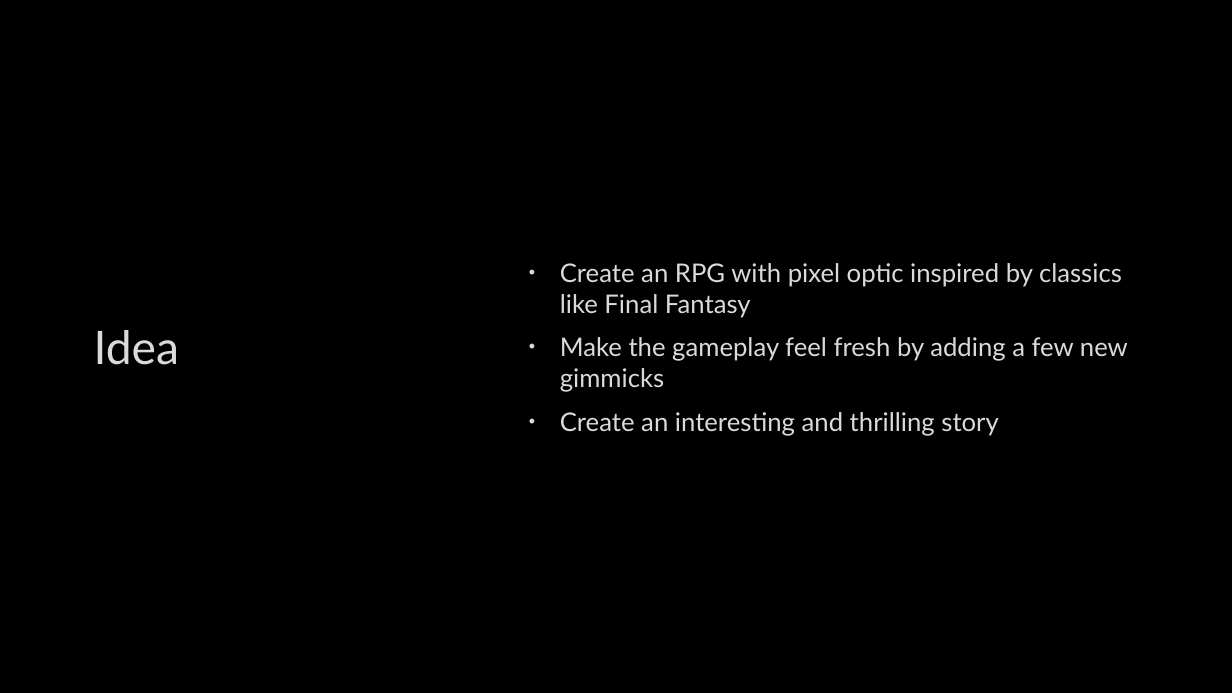
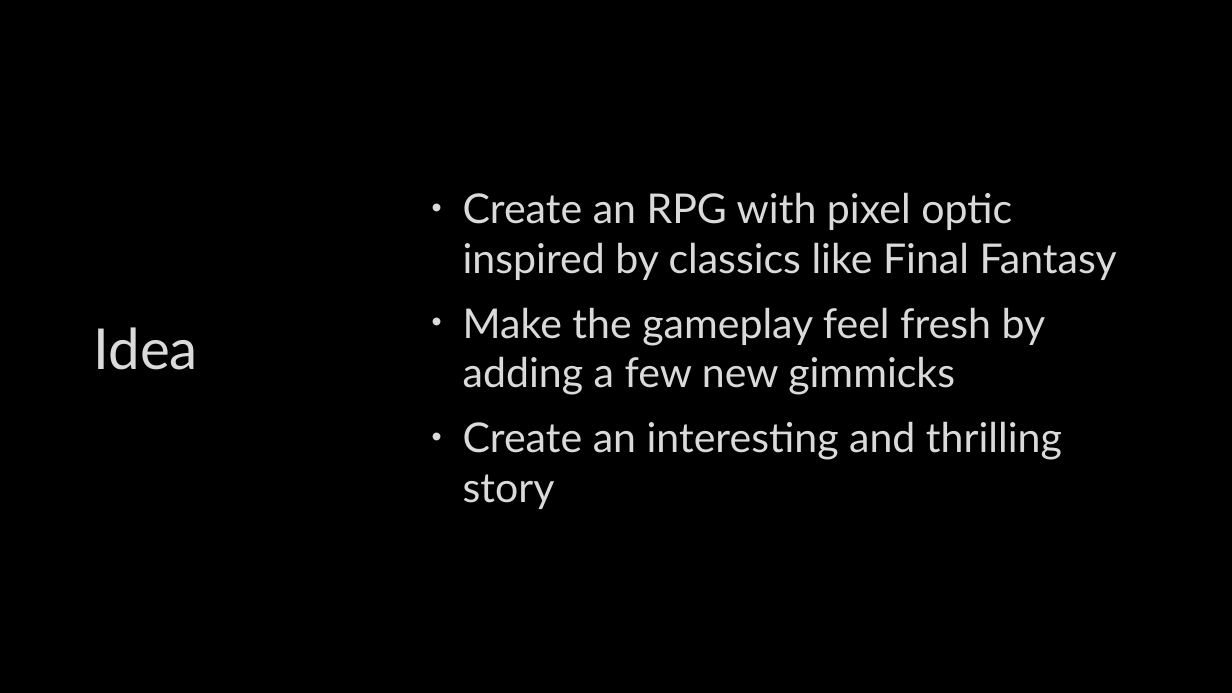
Before and after one commit to KericAlpha/KingdomOfSouls, a slide deck: slide 2 of Presentation/Kingdom of Souls.pptx. Drawn at 1232x693 pixels with LibreOffice and Linux fonts; fonts in the diff are those of the drawing; background and template pictures are left out. Boxes give left, top, right and bottom in pixels: in the first picture for what was removed or moved away, otherwise in the second. Text is boxed around its words. In the diff, an @@ line names an element or a change of style, - is before the commit and + after.

Commit message:
finished the presentation

```diff
--- a/Presentation/Kingdom of Souls.pptx
+++ b/Presentation/Kingdom of Souls.pptx
@@ text "Create an RPG with pixel ...": place and size @@
-text "Create an RPG with pixel ..." at (560,263,1128,436)
+text "Create an RPG with pixel ..." at (463,192,1117,509)
@@ text "Create an RPG with pixel ..." at (463,192,1117,509): size 20 to 32 pt; more space between paragraphs @@
@@ title "Idea" at (94,327,198,370): size 36 to 44 pt @@
```
Also in this commit, not shown: 4 other slides changed, 2 slides added.
